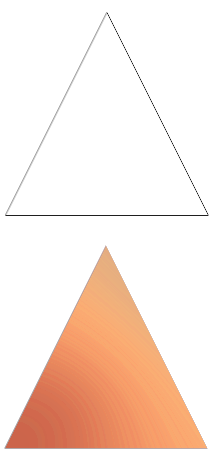
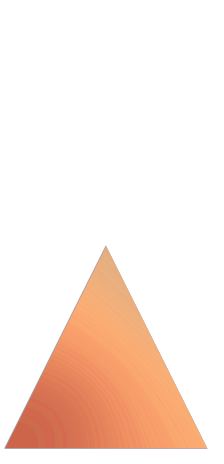
Before/after of a 224 x 464 layered artwork. What changed in the layer stack:
renamed "Background" to "Layer 2", hid it, moved it above "Layer 1", painted on it over left=5, top=12, right=209, bottom=216
painted on "Layer 1" over left=5, top=12, right=209, bottom=216
